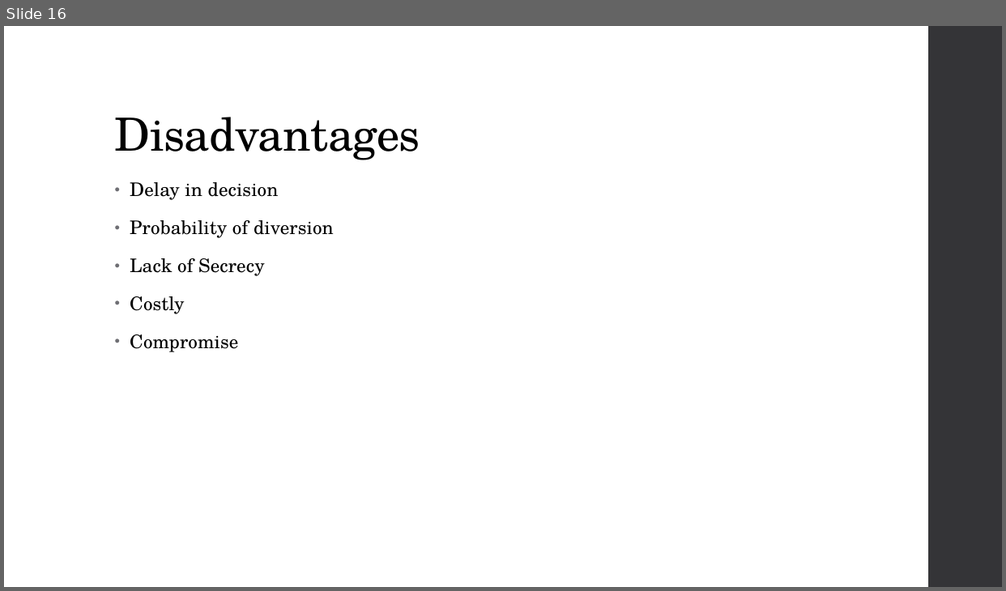
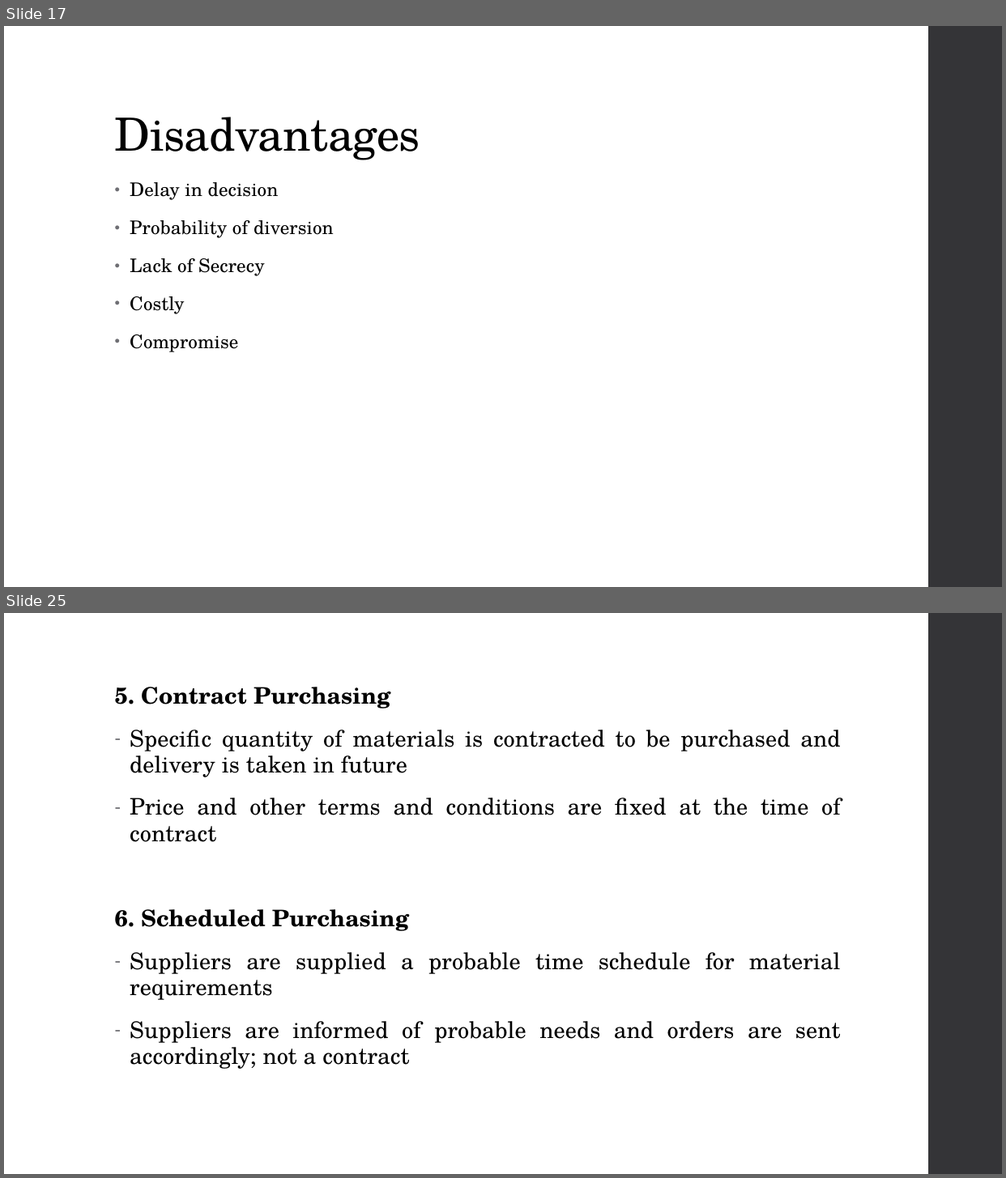
Before and after one commit to sujanW0W/MajorProject, a slide deck: Presentation3.pptx. Shown one above the other, each under a label of ours: slide 16 before the commit, slides 17 and 25 after it; the slides between them are not shown. The pictures are 1006x591 and 1006x1178 pixels, drawn with LibreOffice and Linux fonts; fonts in the diff are those of the drawing. Boxes give left, top, right and bottom in pixels: in the first picture for what was removed or moved away, otherwise in the second. Text is boxed around its words. In the diff, an @@ line names an element or a change of style, - is before the commit and + after.

Commit message:
Added Purchasing slides

```diff
--- a/Presentation3.pptx
+++ b/Presentation3.pptx
@@ slide 25 added at <box>4,613,1002,1174</box>, background #FFFFFF; not listed: 1 template element that a slide beside it also shows @@
@@ text added at <box>115,687,841,1069</box>, 22 pt, text #000000 @@
+5. Contract Purchasing
+– Specific quantity of materials is contracted to be purchased and delivery is taken in future
+– Price and other terms and conditions are fixed at the time of contract
+6. Scheduled Purchasing
+– Suppliers are supplied a probable time schedule for material requirements
+– Suppliers are informed of probable needs and orders are sent accordingly; not a contract
@@ what was slide 16 is now slide 17 @@
```
Also in this commit, not shown: 9 other slides added.
